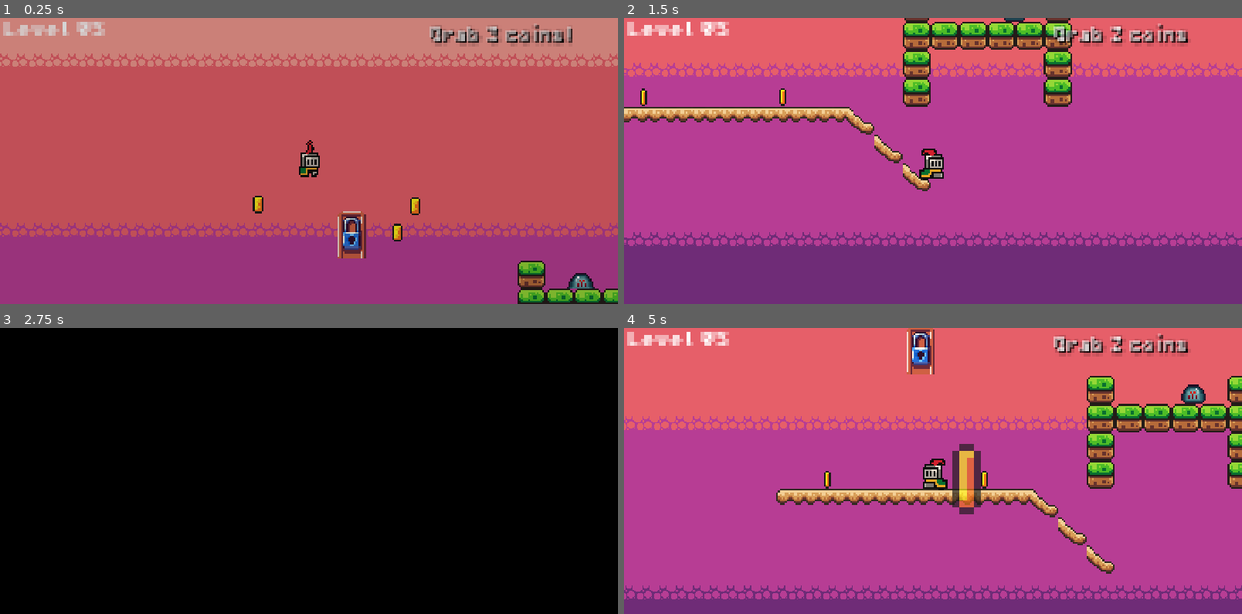
Above: before the commit, frames 1-4 (two rows, left to right).
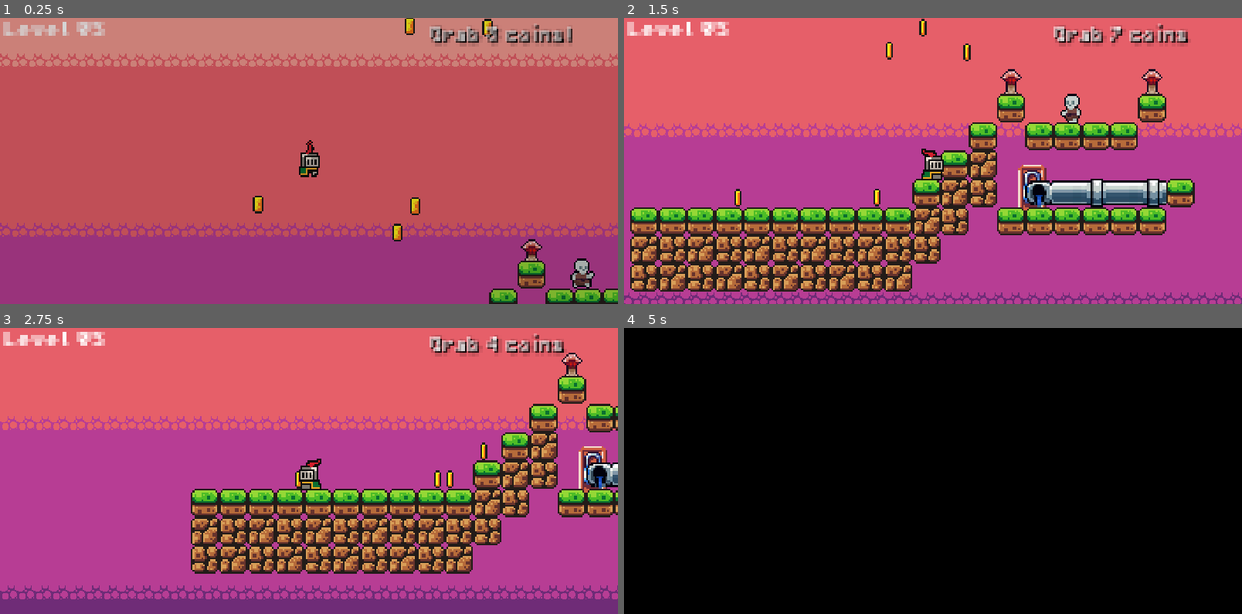
Above: after the commit, the same moments.

Repository: olivierpons/godot-prout-2d
Game: Godot game, scene res://scene/levels/level_06.tscn
Same seed, same stepped clock (60 frames per second), same inputs: the game is played once before the commit and once after it.
Inputs:
- Up to frame 1 (0.25 s): no input
- Up to frame 2 (1.5 s): hold D (move_right) from 0.53 s (still down); tap Delete (jump) at 0.77 s
- Up to frame 3 (2.75 s): tap Delete (jump) at 1.52 s; release D (move_right) at 2.03 s; hold A (move_left) from 2.03 s (still down)
- Up to frame 4 (5 s): release A (move_left) at 2.78 s; hold D (move_right) 2.78-4.28 s; tap Delete (jump) at 3.02, 3.77, 4.52 s; hold A (move_left) from 4.28 s (still down)

The runs differ from the first frame. In frame 1, 1.9% of the frame differs, in the area x 54-97%, y 0-100%; in frame 2, 61%; in frame 3, 100%; in frame 4, 100%, in the area x 0-100%, y 0-100%.

Commit message:
Add mushroom monster

Diff:
--- a/scene/levels/level_06.tscn
+++ b/scene/levels/level_06.tscn
@@ -10,7 +10,8 @@
 [ext_resource type="PackedScene" uid="uid://dojjd3ps2ndk" path="res://scene/fade_in_out.tscn" id="8_kh3fe"]
 [ext_resource type="PackedScene" uid="uid://bddwtlak1oohe" path="res://scene/killzone.tscn" id="9_p3ovr"]
 [ext_resource type="PackedScene" uid="uid://dac5wao2fkvh6" path="res://scene/coin.tscn" id="10_mgh35"]
-[ext_resource type="PackedScene" uid="uid://bse51yprsspn5" path="res://scene/monsters/death_slime.tscn" id="12_wpy46"]
+[ext_resource type="PackedScene" uid="uid://b4pjie74sibrc" path="res://scene/monsters/mushroom.tscn" id="12_ogckg"]
+[ext_resource type="PackedScene" uid="uid://3t6eurk5jo4d" path="res://scene/monsters/skeletton.tscn" id="13_vsc5f"]
 [ext_resource type="PackedScene" uid="uid://dbwulrbhchhqc" path="res://scene/exit_door.tscn" id="16_qsdgc"]
 
 [sub_resource type="WorldBoundaryShape2D" id="WorldBoundaryShape2D_ph35v"]
@@ -35,12 +36,11 @@
 tile_set = ExtResource("2_dd46c")
 format = 2
 layer_0/name = "Background"
-layer_0/tile_data = PackedInt32Array(-65557, 65538, 1, -65556, 131074, 1, -65555, 131074, 1, -65554, 131074, 1, -65553, 131074, 1, -65552, 131074, 1, -65551, 131074, 1, -65550, 131074, 1, -65549, 131074, 1, -65548, 327682, 1, -11, 327682, 1, 65526, 327682, 1, -327690, 0, 0, -327685, 0, 0, -262154, 0, 0, -196618, 0, 0, -131082, 0, 0, -262149, 0, 0, -196613, 0, 0, -131077, 0, 0, -262153, 0, 0, -262152, 0, 0, -262151, 0, 0, -262150, 0, 0)
 layer_1/name = "Mid"
-layer_1/tile_data = PackedInt32Array()
+layer_1/tile_data = PackedInt32Array(-65546, 0, 0, -65545, 0, 0, -65544, 0, 0, -65543, 0, 0, -65542, 0, 0, -65541, 0, 0, -327690, 0, 0, -262153, 0, 0, -262152, 0, 0, -262151, 0, 0, -262150, 0, 0, -327685, 0, 0, -262155, 0, 0, -196620, 0, 0, -131085, 0, 0, -65550, 0, 0, -65551, 0, 0, -65552, 0, 0, -65553, 0, 0, -65554, 0, 0, -65555, 0, 0, -65556, 0, 0, -65557, 0, 0, -65558, 0, 0, -65559, 0, 0, -23, 65536, 0, -21, 65536, 0, 65515, 65536, 1, -19, 65536, 0, 65517, 65536, 1, -17, 65536, 0, 65519, 65536, 1, -15, 65536, 0, 65521, 65536, 1, -65549, 65536, 0, -13, 65536, 1, -196619, 65536, 0, -131083, 65536, 1, 65514, 65536, 0, 65516, 65536, 0, 65518, 65536, 0, 65520, 65536, 0, 65522, 65536, 0, -131084, 65536, 0, -65548, 65536, 1, -22, 65536, 1, -20, 65536, 1, -18, 65536, 1, -16, 65536, 1, -14, 65536, 1, 65513, 65536, 1, -131076, 0, 0)
 layer_2/name = "Foreground"
 layer_2/z_index = 10
-layer_2/tile_data = PackedInt32Array(-393235, 1, 0, -393233, 1, 0, -393231, 1, 0, -393229, 1, 0, -262163, 1, 1, -262161, 1, 1)
+layer_2/tile_data = PackedInt32Array(-393235, 1, 0, -393233, 1, 0, -393231, 1, 0, -393229, 1, 0, -262163, 1, 1, -262161, 1, 1, -131080, 458752, 15, -131079, 524288, 15, -131078, 458752, 15, -131077, 524288, 15, -131081, 458752, 16)
 
 [node name="Player" parent="." instance=ExtResource("3_ulsyu")]
 position = Vector2(-278, -174)
@@ -106,6 +106,21 @@
 [node name="Coin2" parent="Coins" instance=ExtResource("10_mgh35")]
 position = Vector2(-218, -130)
 
+[node name="Coin4" parent="Coins" instance=ExtResource("10_mgh35")]
+position = Vector2(-177, -231)
+
+[node name="Coin5" parent="Coins" instance=ExtResource("10_mgh35")]
+position = Vector2(-221, -232)
+
+[node name="Coin6" parent="Coins" instance=ExtResource("10_mgh35")]
+position = Vector2(-202, -245)
+
+[node name="Coin7" parent="Coins" instance=ExtResource("10_mgh35")]
+position = Vector2(-231, -305)
+
+[node name="Coin8" parent="Coins" instance=ExtResource("10_mgh35")]
+position = Vector2(-196, -338)
+
 [node name="Coin3" parent="Coins" instance=ExtResource("10_mgh35")]
 position = Vector2(-228, -115)
 
@@ -115,9 +130,15 @@
 
 [node name="Monsters" type="Node" parent="."]
 
+[node name="Mushroom" parent="Monsters" instance=ExtResource("12_ogckg")]
+position = Vector2(-152, -104)
+
+[node name="Mushroom2" parent="Monsters" instance=ExtResource("12_ogckg")]
+position = Vector2(-72, -104)
+
+[node name="Skeletton" parent="Monsters" instance=ExtResource("13_vsc5f")]
+position = Vector2(-139, -87)
+
 [node name="exit_door" parent="." instance=ExtResource("16_qsdgc")]
 z_index = -1
-position = Vector2(-254, -97)
-
-[node name="Deathslime" parent="." instance=ExtResource("12_wpy46")]
-position = Vector2(-134, -88)
+position = Vector2(-140, -29)
--- /dev/null
+++ b/scene/monsters/mushroom.tscn
@@ -0,0 +1,56 @@
+[gd_scene load_steps=9 format=3 uid="uid://b4pjie74sibrc"]
+
+[ext_resource type="Texture2D" uid="uid://yugt3devu8jx" path="res://assets/sprites/monsters/Red Cap/RedCapIdleSide.png" id="1_iiy5e"]
+[ext_resource type="PackedScene" uid="uid://bddwtlak1oohe" path="res://scene/killzone.tscn" id="2_l1utq"]
+
+[sub_resource type="AtlasTexture" id="AtlasTexture_3tbx0"]
+atlas = ExtResource("1_iiy5e")
+region = Rect2(0, 0, 16, 16)
+
+[sub_resource type="AtlasTexture" id="AtlasTexture_sr0n6"]
+atlas = ExtResource("1_iiy5e")
+region = Rect2(16, 0, 16, 16)
+
+[sub_resource type="AtlasTexture" id="AtlasTexture_sfh44"]
+atlas = ExtResource("1_iiy5e")
+region = Rect2(32, 0, 16, 16)
+
+[sub_resource type="AtlasTexture" id="AtlasTexture_nbebo"]
+atlas = ExtResource("1_iiy5e")
+region = Rect2(48, 0, 16, 16)
+
+[sub_resource type="SpriteFrames" id="SpriteFrames_5u1vq"]
+animations = [{
+"frames": [{
+"duration": 1.0,
+"texture": SubResource("AtlasTexture_3tbx0")
+}, {
+"duration": 1.0,
+"texture": SubResource("AtlasTexture_sr0n6")
+}, {
+"duration": 1.0,
+"texture": SubResource("AtlasTexture_sfh44")
+}, {
+"duration": 1.0,
+"texture": SubResource("AtlasTexture_nbebo")
+}],
+"loop": true,
+"name": &"default",
+"speed": 2.0
+}]
+
+[sub_resource type="RectangleShape2D" id="RectangleShape2D_hib8u"]
+size = Vector2(5, 9.5)
+
+[node name="Mushroom" type="Node2D"]
+
+[node name="AnimatedSprite2D" type="AnimatedSprite2D" parent="."]
+sprite_frames = SubResource("SpriteFrames_5u1vq")
+autoplay = "default"
+frame_progress = 0.911635
+
+[node name="Killzone" parent="." instance=ExtResource("2_l1utq")]
+
+[node name="CollisionShape2D" type="CollisionShape2D" parent="Killzone"]
+position = Vector2(0, 2.75)
+shape = SubResource("RectangleShape2D_hib8u")
Not shown: 1 places in scene/levels/level_06.tscn that only renumber resources
